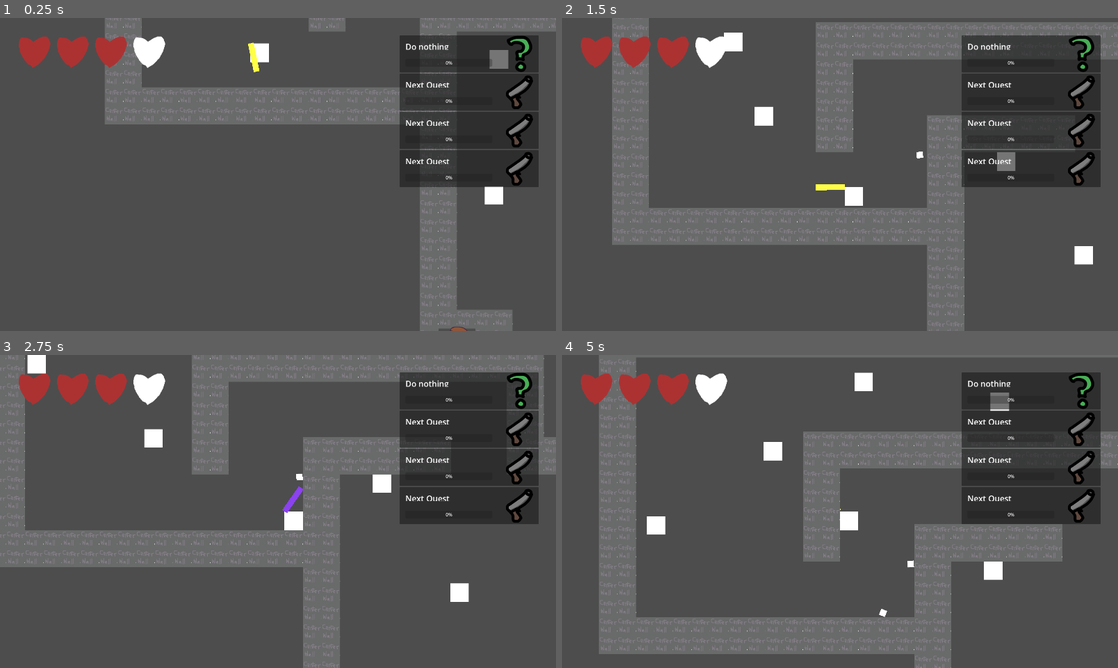
Above: before the commit, frames 1-4 (two rows, left to right).
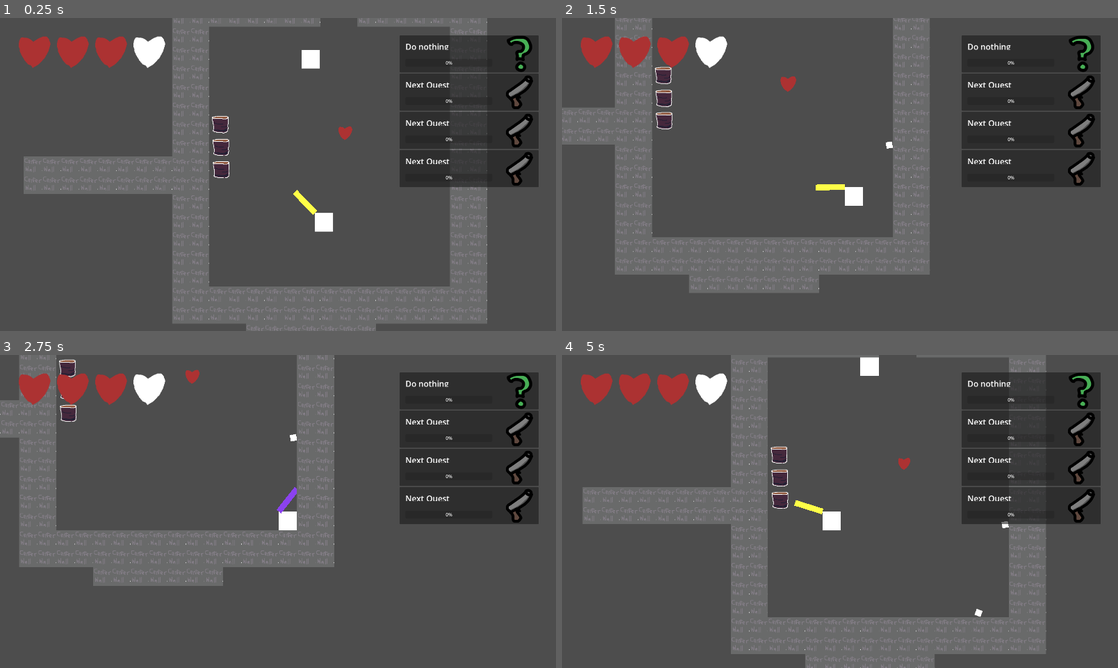
Above: after the commit, the same moments.

Repository: precup/LD51
Game: Godot game, scene res://root.tscn
Two runs of this game, one before a commit and one after it. Both use one fixed random seed, a clock stepped at 60 frames per second and the inputs below.
Inputs (mouse positions are in pixels of both pictures, inside the frame that each line leads up to):
- Up to frame 1 (0.25 s): no input
- Up to frame 2 (1.5 s): move the mouse to (962, 158) at 0.52 s; hold D (right) 0.53-1.28 s; tap Mouse wheel up (change_gun) at 0.6, 1.35 s; click (962, 158) at 0.67 s; move the mouse to (728, 190) at 1.27 s; hold S (down) from 1.28 s (still down)
- Up to frame 3 (2.75 s): move the mouse to (333, 442) at 2.02 s; release S (down) at 2.03 s; hold D (right) from 2.03 s (still down); tap Mouse wheel up (change_gun) at 2.1 s
- Up to frame 4 (5 s): move the mouse to (812, 574) at 2.77 s; release D (right) at 2.78 s; hold W (up) 2.78-3.53 s; tap Mouse wheel up (change_gun) at 2.85, 3.6, 4.35 s; click (812, 574) at 2.92 s; move the mouse to (1006, 558) at 3.52 s; hold A (left) from 3.53 s (still down); move the mouse to (673, 464) at 4.27 s

The runs differ from the first frame. In frame 1, 29% of the frame differs, in the area x 4-100%, y 0-100%; in frame 2, 27%; in frame 3, 20%; in frame 4, 31%, in the area x 3-100%, y 0-100%.

Commit message:
move player back to start...

Diff:
--- a/root.tscn
+++ b/root.tscn
@@ -315,7 +315,7 @@
 [node name="root" type="Node2D"]
 
 [node name="player" parent="." node_paths=PackedStringArray("PROJECTILE_NODE") instance=ExtResource("1_3xk4e")]
-position = Vector2(-457, -2200)
+position = Vector2(621, 642)
 PROJECTILE_NODE = NodePath("../projectiles")
 
 [node name="camera" type="Camera2D" parent="."]
